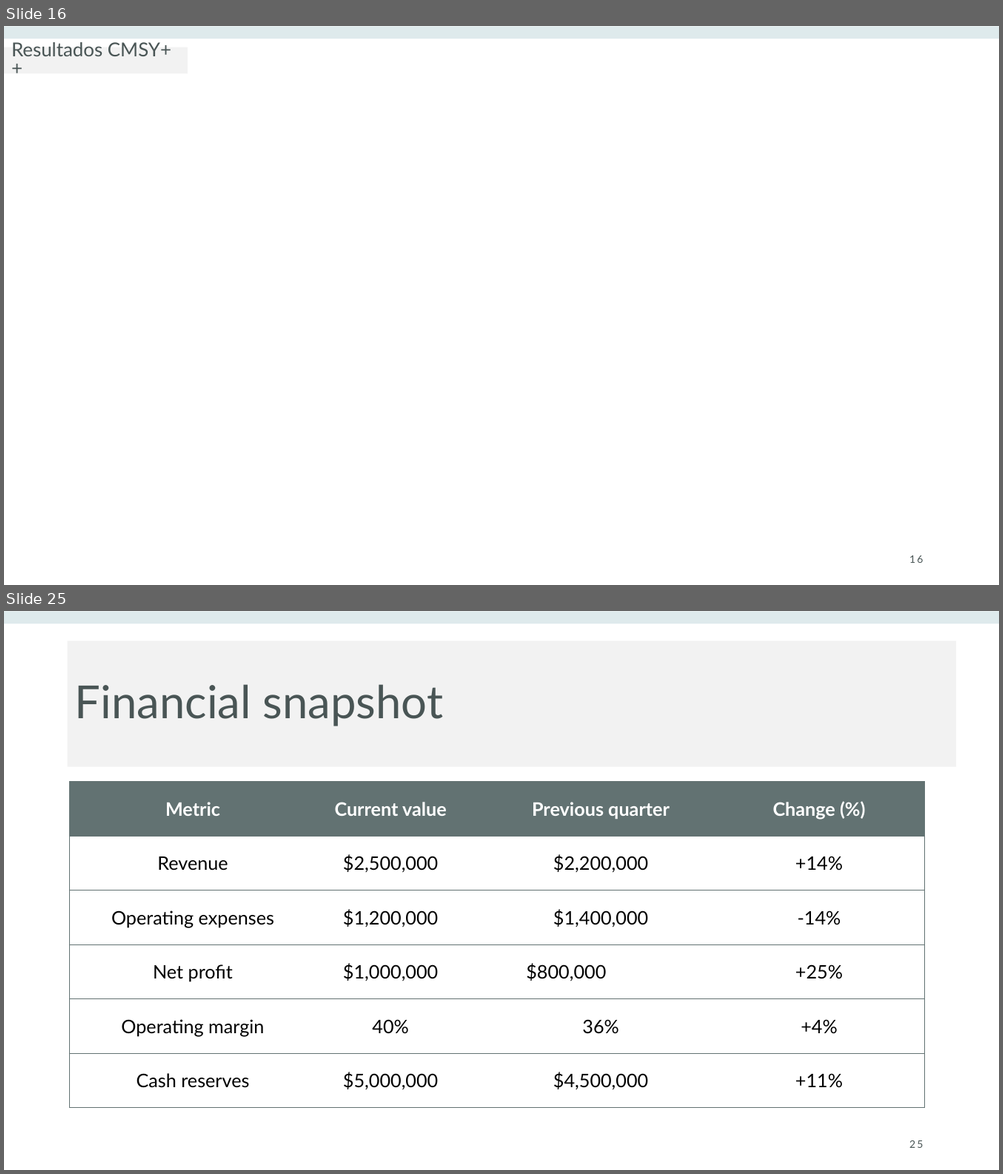
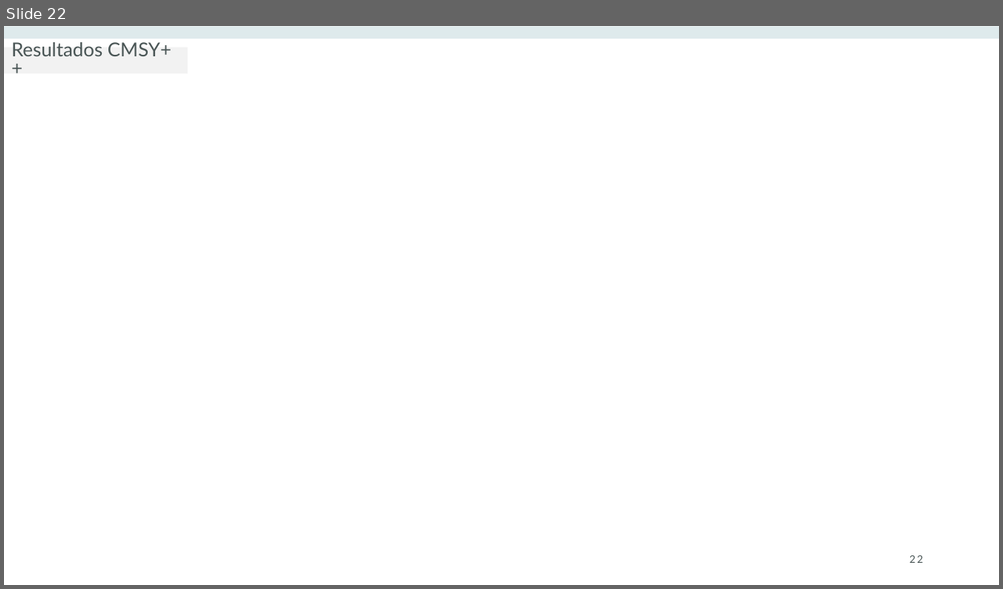
Before and after one commit to lucazsilva/Cabo-Verde---Stock-Assessment, a slide deck: Catch models/Avaliação da Cavala (Decapterus macarellus).pptx. Shown one above the other, each under a label of ours: slides 16 and 25 before the commit, slide 22 after it; the slides between them are not shown. The pictures are 1003x1174 and 1003x589 pixels, drawn with LibreOffice and Linux fonts; fonts in the diff are those of the drawing; background and template pictures are left out. Boxes give left, top, right and bottom in pixels: in the first picture for what was removed or moved away, otherwise in the second. Text is boxed around its words. In the diff, an @@ line names an element or a change of style, - is before the commit and + after.

```diff
--- a/Catch models/Avaliação da Cavala (Decapterus macarellus).pptx
+++ b/Catch models/Avaliação da Cavala (Decapterus macarellus).pptx
@@ slide 25 removed at [4,611,999,1170], background #FFFFFF; not listed: 1 template element that a slide beside it also shows @@
@@ title removed at [68,641,956,767] @@
-Financial snapshot
@@ table removed at [70,782,925,1108], 6 rows, 4 columns @@
-Metric | Current value | Previous quarter | Change (%)
-Revenue | $2,500,000 | $2,200,000 | +14%
-Operating expenses | $1,200,000 | $1,400,000 | -14%
-Net profit | $1,000,000 | $800,000 | +25%
-Operating margin | 40% | 36% | +4%
-Cash reserves | $5,000,000 | $4,500,000 | +11%
@@ page number removed at [909,1141,922,1148] @@
-25
@@ what was slide 16 is now slide 22 @@
@@ page number at [909,556,922,563]: text changed @@
-16
+22
```
Also in this commit, not shown: 7 slides changed, 10 slides added, 11 other slides removed, 2 other files.
